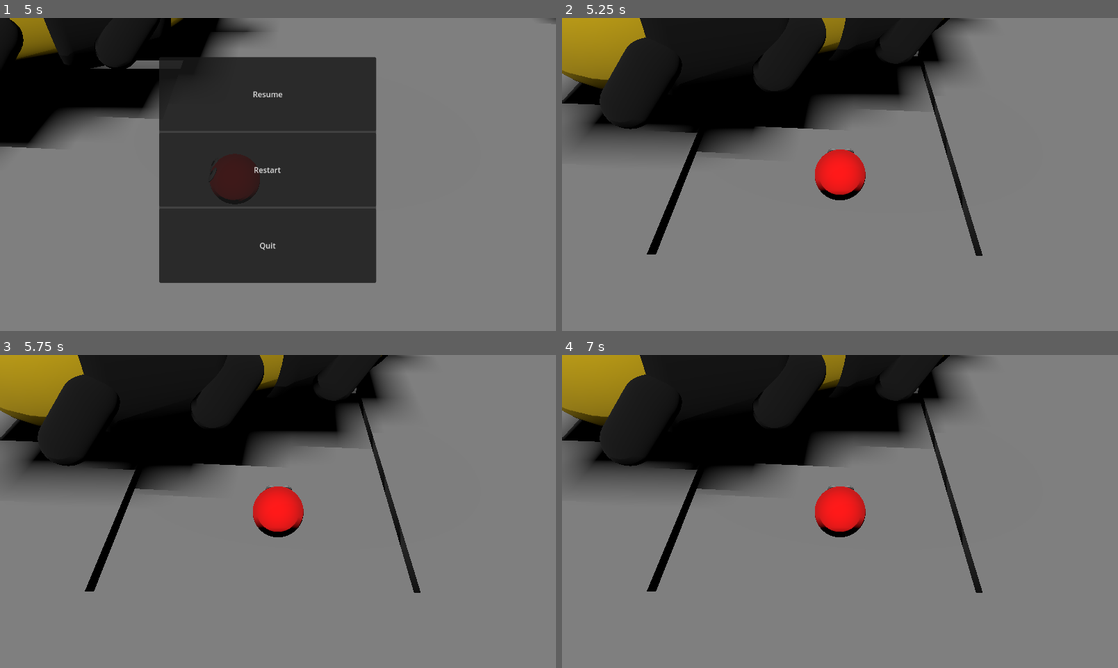
Above: before the commit, frames 1-4 (two rows, left to right).
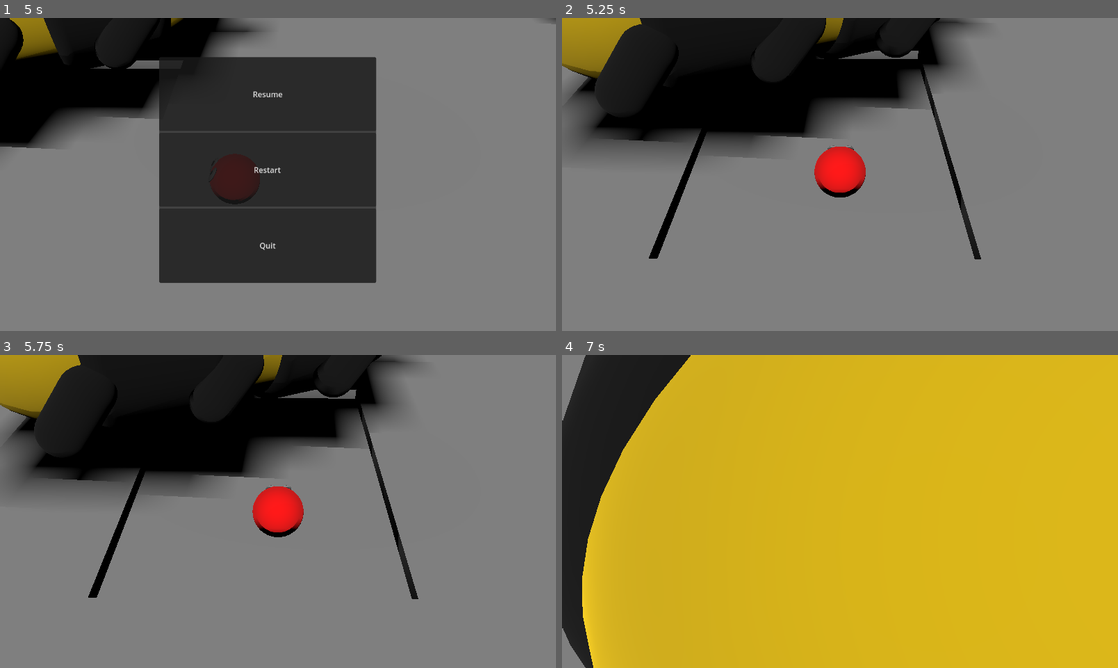
Above: after the commit, the same moments.

Repository: melonboyo/entomo
Game: Godot game, scene res://Scenes/MainMenu.tscn
The game is run twice, just before and just after one commit, with the same random seed, the same clock (stepped at 60 frames per second) and the same inputs.
Inputs:
- Up to frame 1 (5 s): click "Play" at 0.5 s; hold D (move_right) 1.28-2.03 s; tap E (interact) at 1.35, 2.85, 4.35 s; tap Space (move_jump) at 1.52, 2.27, 3.77, 4.52 s; hold S (move_backward) 2.03-2.78 s; tap Q (special_ability) at 2.1, 3.6 s; hold D (move_right) 2.78-3.53 s; hold W (move_forward) 3.53-4.28 s; hold A (move_left) from 4.28 s (still down); tap Escape (escape) at 4.9 s
- Up to frame 2 (5.25 s): release A (move_left) at 5 s; click "Restart" at 5 s
- Up to frame 3 (5.75 s): no input
- Up to frame 4 (7 s): hold A (move_left) 5.78-6.53 s; tap Q (special_ability) at 5.85 s; tap Space (move_jump) at 6.02 s; hold S (move_backward) from 6.53 s (still down); tap E (interact) at 6.6 s

Frame 1 is identical in both runs. In frame 2, 4.1% of the frame differs, in the area x 0-76%, y 0-78%; in frame 3, 4.8%; in frame 4, 97%, in the area x 0-100%, y 0-100%.

Commit message:
restart and quit buttons work too now

Diff:
--- a/pausemenu.gd
+++ b/pausemenu.gd
@@ -17,6 +17,7 @@
 
 func _on_restart_pressed():
 
+	game_manager.get_tree().paused = false
 	get_tree().reload_current_scene()
 
 
